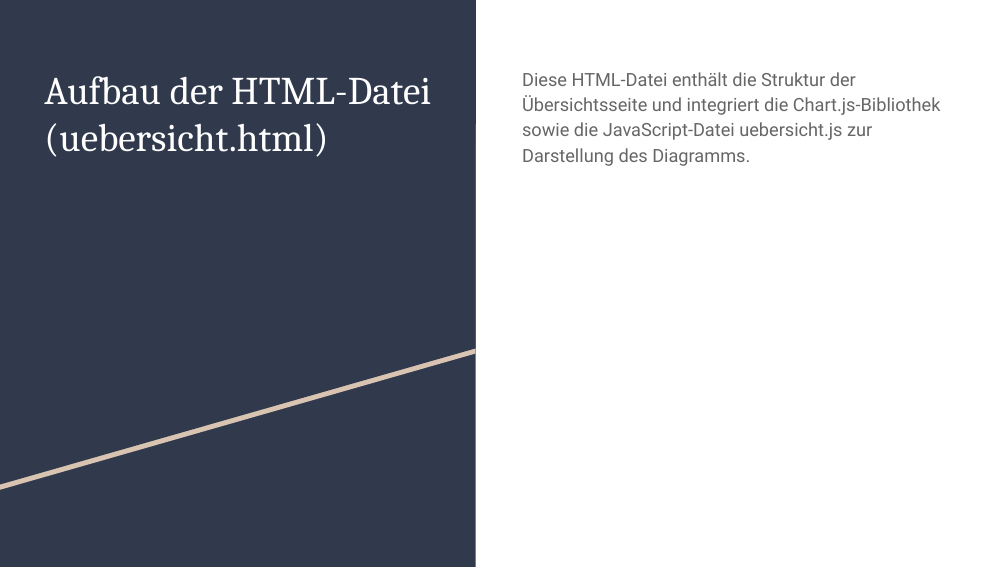
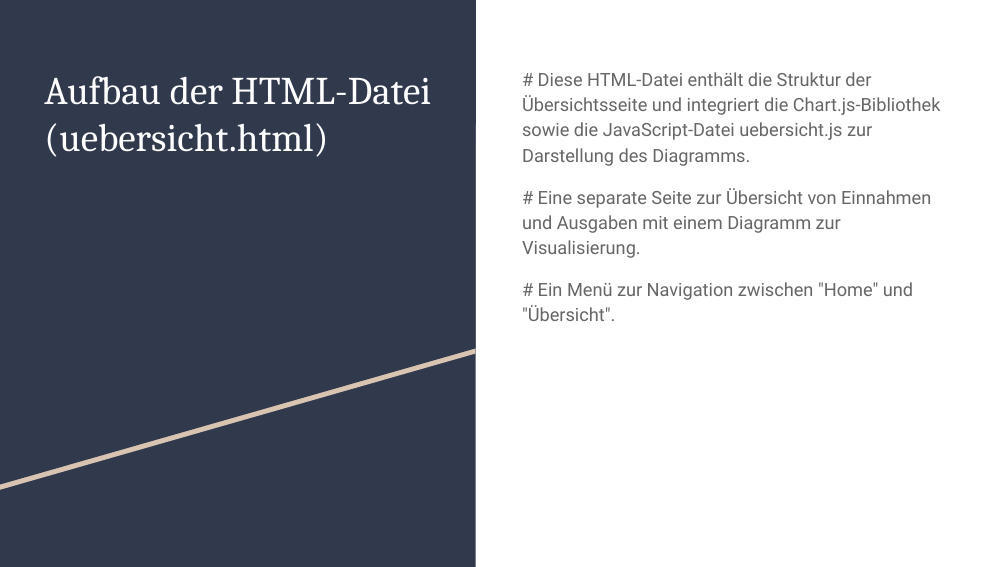
Before and after one commit to EduardMayer-IT/haushaltsbuch, a slide deck: slide 3 of Mayer Präsentation .pptx. Drawn at 1008x567 pixels with LibreOffice and Linux fonts; fonts in the diff are those of the drawing. Boxes give left, top, right and bottom in pixels: in the first picture for what was removed or moved away, otherwise in the second. Text is boxed around its words. In the diff, an @@ line names an element or a change of style, - is before the commit and + after.

```diff
--- a/Mayer Präsentation .pptx
+++ b/Mayer Präsentation .pptx
@@ text at (x1=522, y1=72, x2=941, y2=321): text changed @@
-Diese HTML-Datei enthält die Struktur der Übersichtsseite und integriert die Chart.js-Bibliothek sowie die JavaScript-Datei uebersicht.js zur Darstellung des Diagramms.
+# Diese HTML-Datei enthält die Struktur der Übersichtsseite und integriert die Chart.js-Bibliothek sowie die JavaScript-Datei uebersicht.js zur Darstellung des Diagramms.
+# Eine separate Seite zur Übersicht von Einnahmen und Ausgaben mit einem Diagramm zur Visualisierung.
+# Ein Menü zur Navigation zwischen "Home" und "Übersicht".
```
Also in this commit, not shown: 7 other slides changed, 1 slide added, 1 slide removed, 2 other files.
